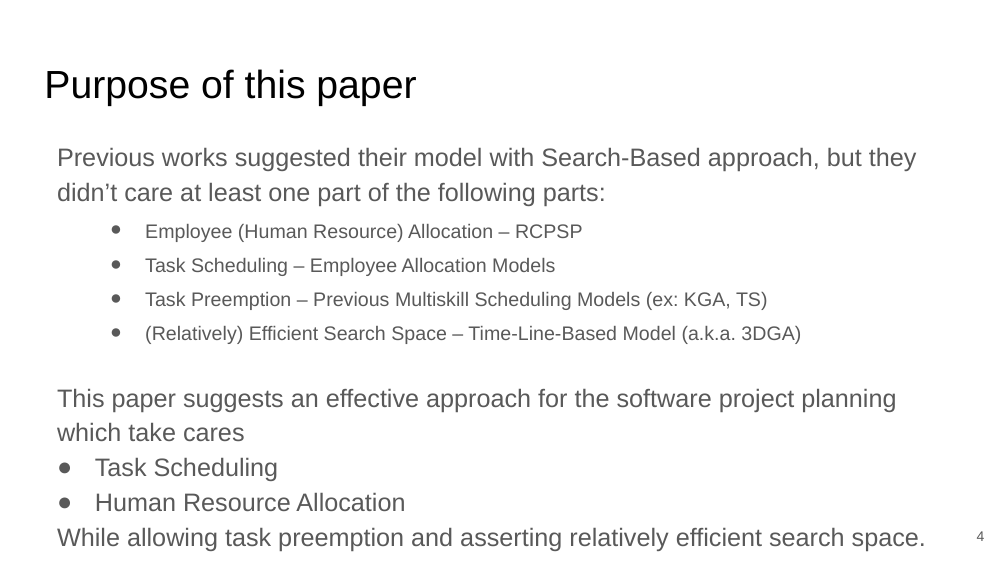
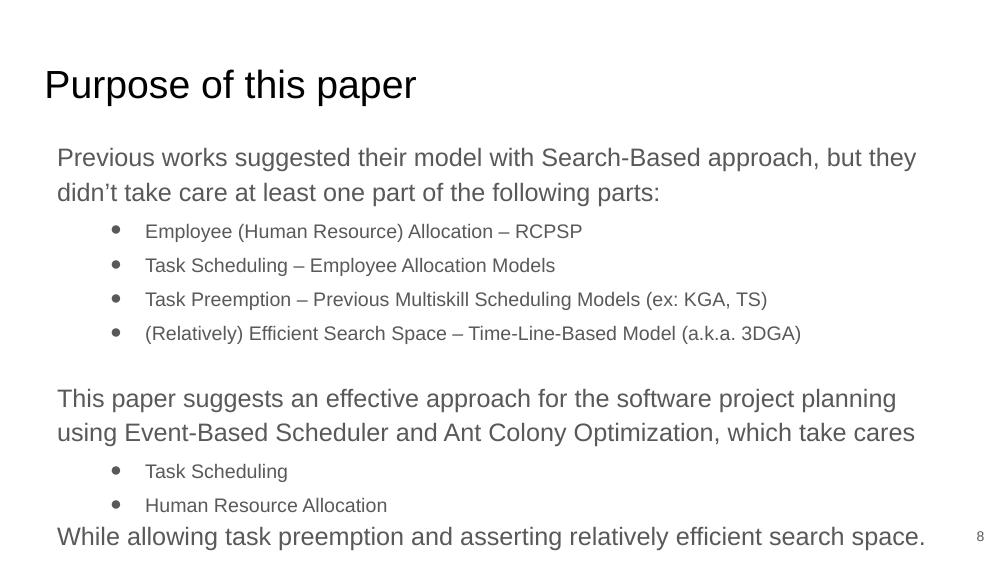
Before and after one commit to hhosu107/SBSE, a slide deck: slide 8 of Courseworks/Paper Reading Slide preparation/Ant Colony Optimization for SW Project Scheduling and Staffing with an Event-Based Scheduler.pptx (slide 4 before the commit). Drawn at 1008x567 pixels with LibreOffice and Linux fonts; fonts in the diff are those of the drawing. Boxes give left, top, right and bottom in pixels: in the first picture for what was removed or moved away, otherwise in the second. Text is boxed around its words. In the diff, an @@ line names an element or a change of style, - is before the commit and + after.

```diff
--- a/Courseworks/Paper Reading Slide preparation/Ant Colony Optimization for SW Project Scheduling and Staffing with an Event-Based Scheduler.pptx
+++ b/Courseworks/Paper Reading Slide preparation/Ant Colony Optimization for SW Project Scheduling and Staffing with an Event-Based Scheduler.pptx
@@ text at bbox=[57, 147, 917, 206]: text changed @@
-Previous works suggested their model with Search-Based approach, but they didn’t care at least one part of the following parts:
+Previous works suggested their model with Search-Based approach, but they didn’t take care at least one part of the following parts:
@@ text at bbox=[57, 388, 916, 446]: text changed @@
-This paper suggests an effective approach for the software project planning which take cares
+This paper suggests an effective approach for the software project planning using Event-Based Scheduler and Ant Colony Optimization, which take cares
@@ text at bbox=[145, 464, 387, 512]: size 18 to 14 pt in "Task Scheduling", "Human Resource Allocation"; list level 1 to 2 in "Task Scheduling"; line spacing 1.15 to 0.5; list level 1 to 2 in "Human Resource Allocation" @@
@@ page number at bbox=[977, 531, 985, 541]: text changed @@
-4
+8
```
Also in this commit, not shown: 3 other slides changed, 12 slides added, 7 slides removed, 1 other file.
